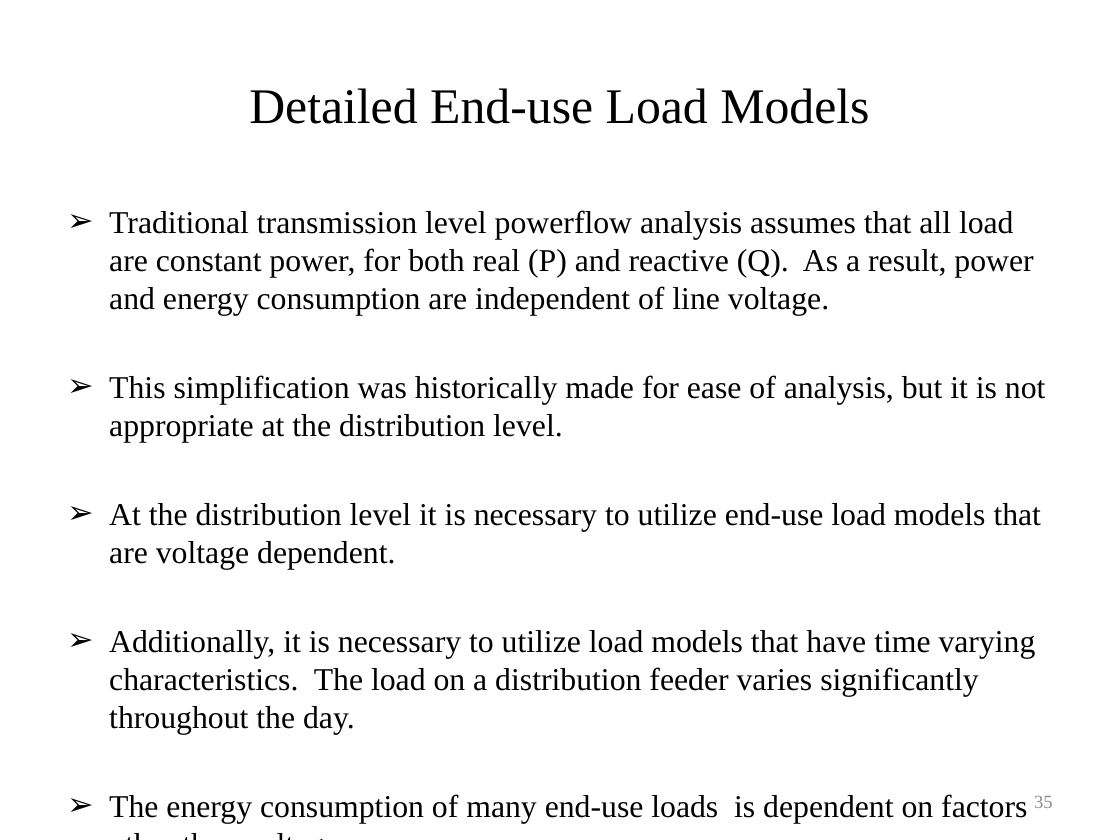
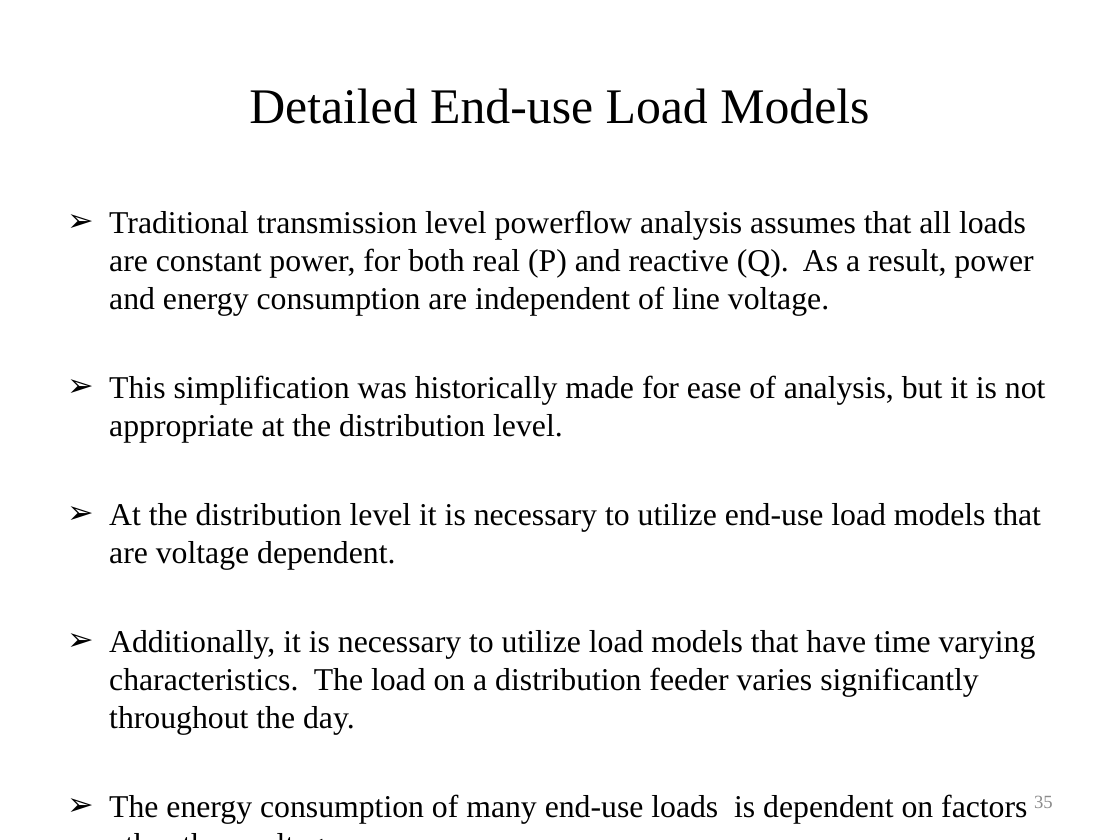
Before and after one commit to gridlab-d/course, a slide deck: slide 35 of University of Washington Class/Module 4 - Voltage control devices.pptx. Drawn at 1120x840 pixels with LibreOffice and Linux fonts; fonts in the diff are those of the drawing. Boxes give left, top, right and bottom in pixels: in the first picture for what was removed or moved away, otherwise in the second. Text is boxed around its words. In the diff, an @@ line names an element or a change of style, - is before the commit and + after.

```diff
--- a/University of Washington Class/Module 4 - Voltage control devices.pptx
+++ b/University of Washington Class/Module 4 - Voltage control devices.pptx
@@ text at box(109, 210, 1033, 315): text changed @@
-➢ Traditional transmission level powerflow analysis assumes that all load are constant power, for both real (P) and reactive (Q). As a result, power and energy consumption are independent of line voltage.
+➢ Traditional transmission level powerflow analysis assumes that all loads are constant power, for both real (P) and reactive (Q). As a result, power and energy consumption are independent of line voltage.
```
Also in this commit, not shown: 3 other slides changed.
